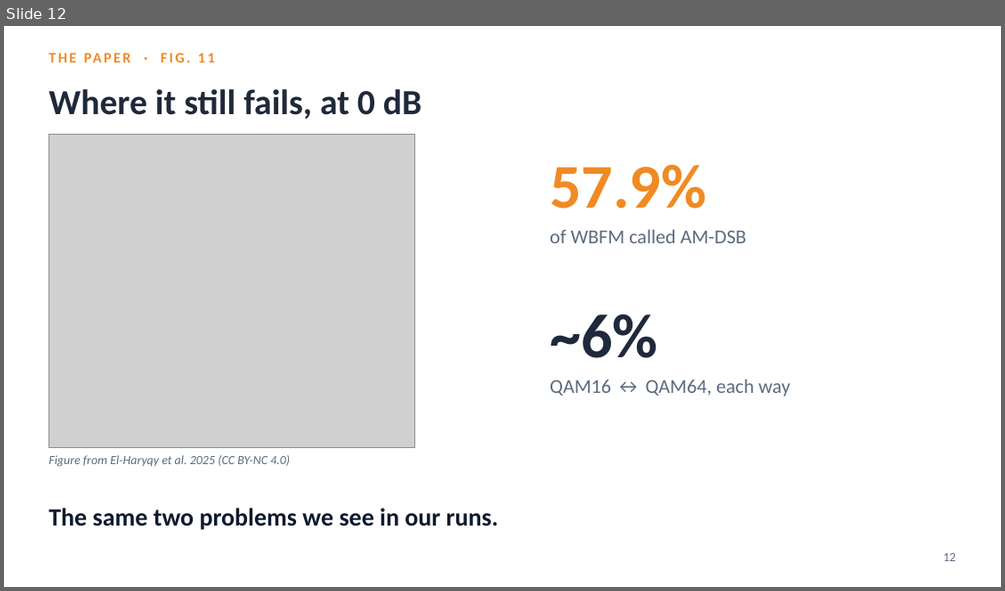
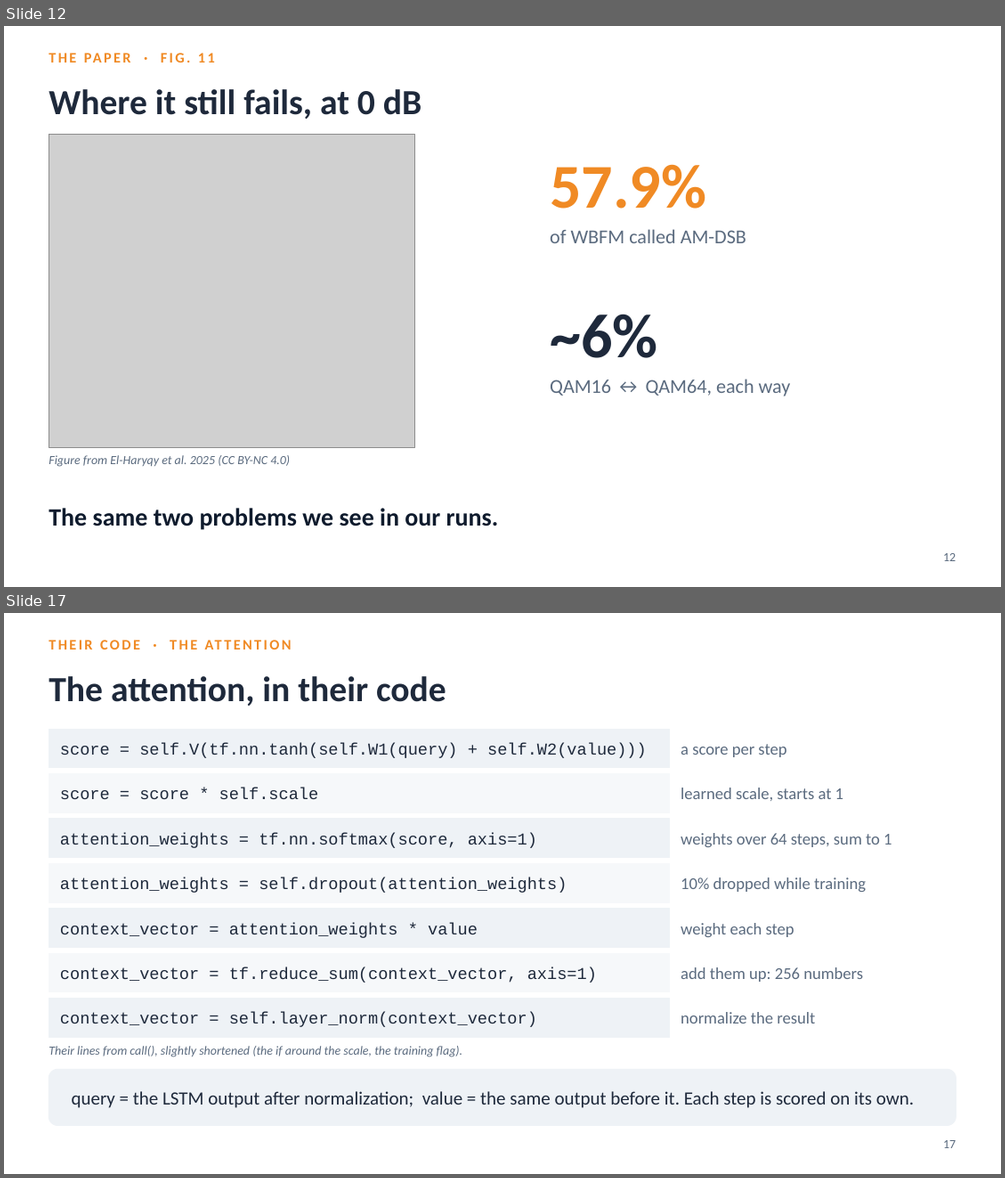
Before and after one commit to YusufBilo78/amc, a slide deck: deck/moshe_paper_icrnna.pptx. Shown one above the other, each under a label of ours: slide 12 before the commit, slides 12 and 17 after it; the slides between them are not shown. The pictures are 1005x591 and 1005x1178 pixels, drawn with LibreOffice and Linux fonts; fonts in the diff are those of the drawing; grey boxes stand for pictures. Boxes give left, top, right and bottom in pixels: in the first picture for what was removed or moved away, otherwise in the second. Text is boxed around its words. In the diff, an @@ line names an element or a change of style, - is before the commit and + after.

```diff
--- a/deck/moshe_paper_icrnna.pptx
+++ b/deck/moshe_paper_icrnna.pptx
@@ slide 17 added at [4, 613, 1001, 1174], background #FFFFFF @@
@@ text added at [48, 635, 722, 662], 14 pt, text #F08A24, bold @@
+THEIR CODE · THE ATTENTION
@@ text added at [48, 676, 446, 706], 34 pt, text #1E293B, bold @@
+The attention, in their code
@@ rectangle added at [48, 729, 670, 768], fill #EEF2F6, outline #EEF2F6 1 pt @@
@@ text added at [60, 743, 647, 758], 16 pt, text #1E293B @@
+score = self.V(tf.nn.tanh(self.W1(query) + self.W2(value)))
@@ text added at [680, 744, 786, 757], 16 pt, text #5B6B7F @@
+a score per step
@@ rectangle added at [48, 774, 670, 812], fill #F6F8FA, outline #F6F8FA 1 pt @@
@@ text added at [60, 787, 319, 799], 16 pt, text #1E293B @@
+score = score * self.scale
@@ text added at [680, 787, 843, 801], 16 pt, text #5B6B7F @@
+learned scale, starts at 1
@@ rectangle added at [48, 819, 670, 858], fill #EEF2F6, outline #EEF2F6 1 pt @@
@@ text added at [60, 833, 537, 848], 16 pt, text #1E293B @@
+attention_weights = tf.nn.softmax(score, axis=1)
@@ text added at [680, 833, 891, 847], 16 pt, text #5B6B7F @@
+weights over 64 steps, sum to 1
@@ rectangle added at [48, 863, 670, 902], fill #F6F8FA, outline #F6F8FA 1 pt @@
@@ text added at [60, 877, 566, 892], 16 pt, text #1E293B @@
+attention_weights = self.dropout(attention_weights)
@@ text added at [680, 877, 866, 892], 16 pt, text #5B6B7F @@
+10% dropped while training
@@ rectangle added at [48, 908, 670, 948], fill #EEF2F6, outline #EEF2F6 1 pt @@
@@ text added at [60, 923, 477, 938], 16 pt, text #1E293B @@
+context_vector = attention_weights * value
@@ text added at [680, 923, 794, 937], 16 pt, text #5B6B7F @@
+weight each step
@@ rectangle added at [48, 953, 670, 992], fill #F6F8FA, outline #F6F8FA 1 pt @@
@@ text added at [60, 967, 597, 982], 16 pt, text #1E293B @@
+context_vector = tf.reduce_sum(context_vector, axis=1)
@@ text added at [680, 967, 863, 981], 16 pt, text #5B6B7F @@
+add them up: 256 numbers
@@ rectangle added at [48, 998, 670, 1037], fill #EEF2F6, outline #EEF2F6 1 pt @@
@@ text added at [60, 1012, 537, 1027], 16 pt, text #1E293B @@
+context_vector = self.layer_norm(context_vector)
@@ text added at [680, 1012, 815, 1023], 16 pt, text #5B6B7F @@
+normalize the result
@@ text added at [48, 1046, 463, 1057], 12 pt, text #5B6B7F, italic @@
+Their lines from call(), slightly shortened (the if around the scale, the training flag).
@@ rounded rectangle added at [48, 1070, 956, 1126], fill #EEF2F6, outline #EEF2F6 1 pt @@
@@ text added at [72, 1091, 914, 1108], 18 pt, text #1E293B @@
+query = the LSTM output after normalization; value = the same output before it. Each step is scored on its own.
@@ text added at [943, 1140, 955, 1148], 12 pt, text #5B6B7F @@
+17
```
Also in this commit, not shown: 7 slides changed, 6 other slides added, 4 other files.
